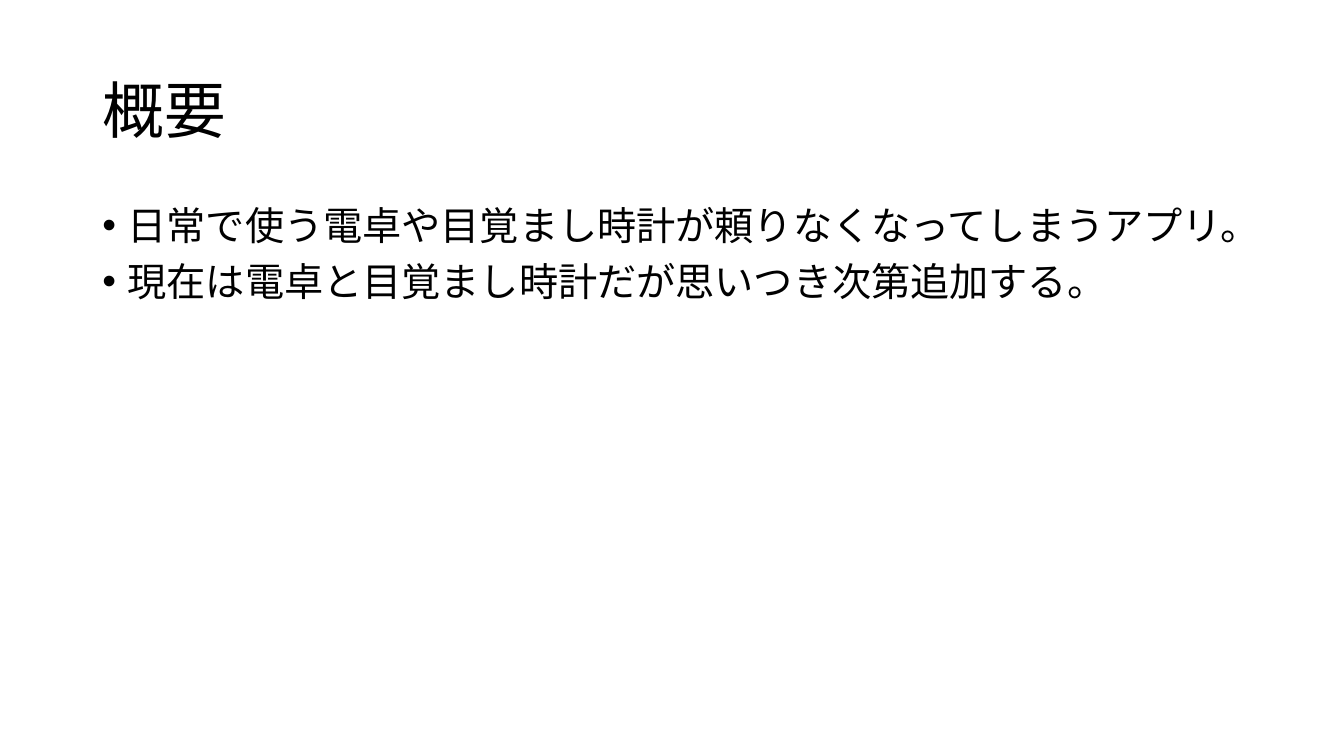
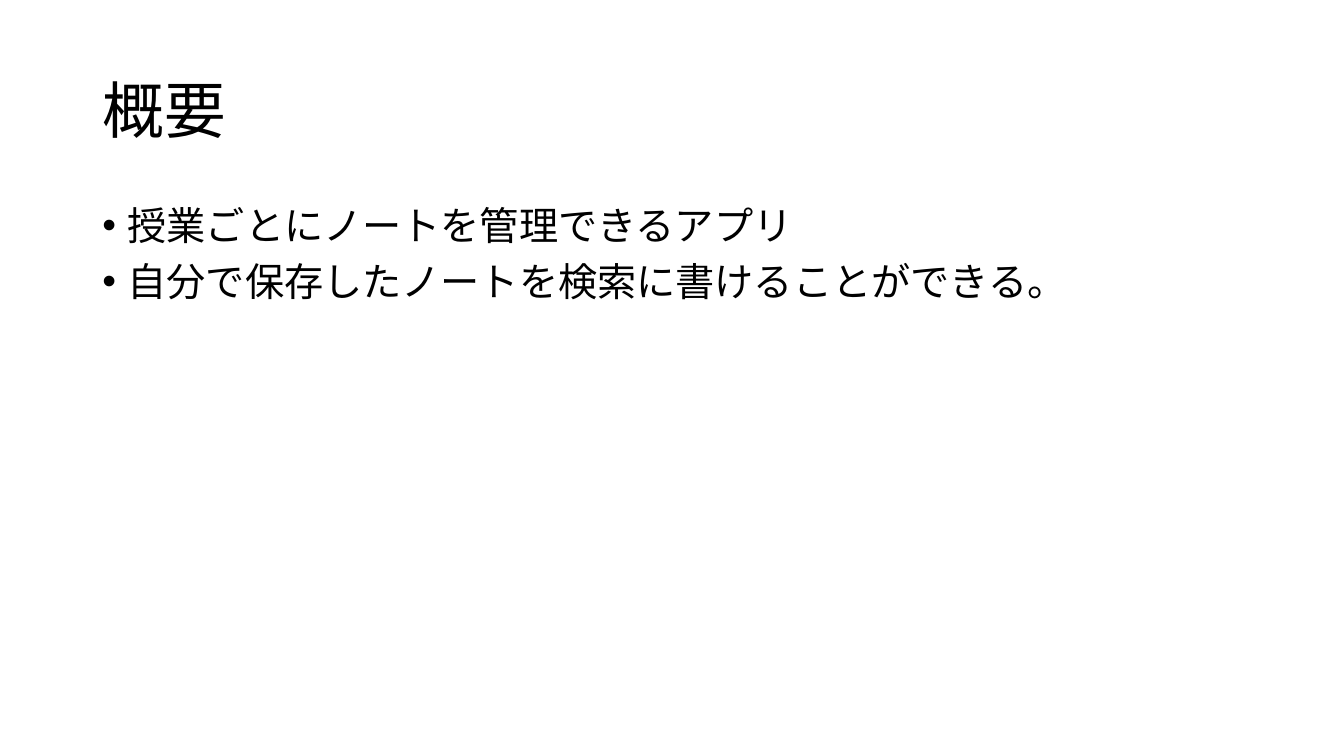
Before and after one commit to HukayaNamiki/assignment_project, a slide deck: slide 2 of 無能なサポーター.pptx. Drawn at 1344x756 pixels with LibreOffice and Linux fonts; fonts in the diff are those of the drawing. Boxes give left, top, right and bottom in pixels: in the first picture for what was removed or moved away, otherwise in the second. Text is boxed around its words. In the diff, an @@ line names an element or a change of style, - is before the commit and + after.

Commit message:
作成するアプリの内容を変更

```diff
--- a/無能なサポーター.pptx
+++ b/無能なサポーター.pptx
@@ text at <box>128,207,1067,300</box>: text changed @@
-• 日常で使う電卓や目覚まし時計が頼りなくなってしまうアプリ。
-• 現在は電卓と目覚まし時計だが思いつき次第追加する。
+• 授業ごとにノートを管理できるアプリ
+• 自分で保存したノートを検索に書けることができる。
```
Also in this commit, not shown: 2 slides added, 2 slides removed.
